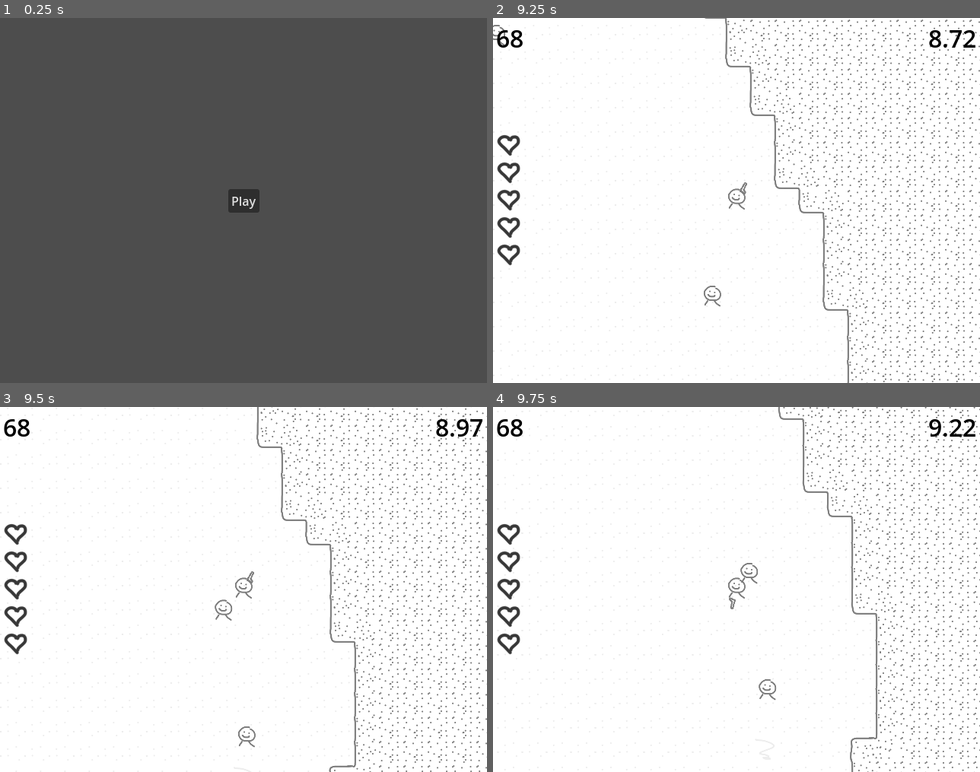
Above: before the commit, frames 1-4 (two rows, left to right).
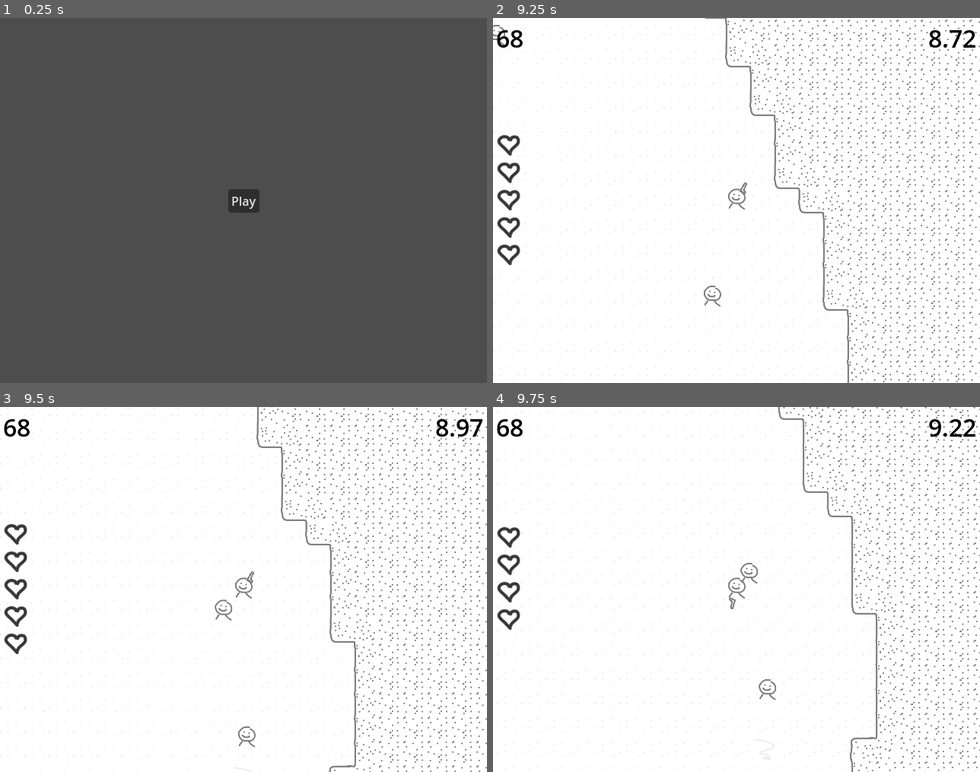
Above: after the commit, the same moments.

Repository: 3xcpy/milkyway-game
Game: Godot game, scene res://scenes/main.tscn
Two runs of this game, one before a commit and one after it. Both use one fixed random seed, a clock stepped at 60 frames per second and the inputs below.
Inputs (mouse positions are in pixels of both pictures, inside the frame that each line leads up to):
- Up to frame 1 (0.25 s): no input
- Up to frame 2 (9.25 s): click "Play" at 0.5 s; tap Enter at 1.25 s; move the mouse to (843, 182) at 1.27 s; hold Right (move_right) 1.28-2.03 s; tap E (grab) at 1.35, 2.1, 3.05, 3.8, 4.55, 5.3, 5.85, 6.6, 7.55, 8.3, 9.05 s; move the mouse to (639, 218) at 2.02 s; hold S (move_down) 2.03-2.78 s; move the mouse to (785, 120) at 2.77 s; press the mouse at (785, 120) at 2.78 s; hold Right (move_right) 2.78-3.53 s; move the mouse to (712, 273) at 3.52 s; release the mouse at (712, 273) at 3.53 s; hold W (move_up) 3.53-4.28 s; right-click (712, 273) at 3.6 s; move the mouse to (882, 255) at 4.27 s; hold Left (move_left) 4.28-5.78 s; tap Alt at 4.35, 8.85 s; move the mouse to (590, 145) at 5.02 s; tap Shift at 5.1 s; move the mouse to (760, 200) at 5.77 s; hold S (move_down) 5.78-6.53 s; move the mouse to (663, 109) at 6.52 s; hold Right (move_right) 6.53-7.28 s; move the mouse to (843, 182) at 7.27 s; press the mouse at (843, 182) at 7.28 s; hold W (move_up) 7.28-8.03 s; move the mouse to (639, 218) at 8.02 s; release the mouse at (639, 218) at 8.03 s; hold Right (move_right) 8.03-8.78 s; right-click (639, 218) at 8.1 s; move the mouse to (785, 120) at 8.77 s; hold S (move_down) from 8.78 s (still down)
- Up to frame 3 (9.5 s): keep holding S (move_down)
- Up to frame 4 (9.75 s): move the mouse to (712, 662) at 9.52 s; release S (move_down) at 9.53 s; hold Left (move_left) from 9.53 s (still down); tap Shift at 9.6 s

Frames 1-3 are identical in both runs. In frame 4, 0.8% of the frame differs, in the area x 0-54%, y 32-68%.

Commit message:
add enemy attacks

Diff:
--- a/scenes/enemy.tscn
+++ b/scenes/enemy.tscn
@@ -1,10 +1,15 @@
-[gd_scene load_steps=4 format=3 uid="uid://dvdxr0vthtnah"]
+[gd_scene load_steps=7 format=3 uid="uid://dvdxr0vthtnah"]
 
 [ext_resource type="Texture2D" uid="uid://dljd8dug0yp8u" path="res://sprites/test.png" id="1_7p1mj"]
 [ext_resource type="Script" uid="uid://c0srvcy1nqm00" path="res://scripts/enemy.gd" id="1_md0e3"]
+[ext_resource type="Texture2D" uid="uid://ctsjnuaikhyap" path="res://sprites/attack.png" id="3_4ra3w"]
+[ext_resource type="Script" uid="uid://brwhgt76jq7u0" path="res://scripts/attack.gd" id="3_5uy6h"]
 
 [sub_resource type="CircleShape2D" id="CircleShape2D_md0e3"]
 radius = 33.01515
+
+[sub_resource type="CircleShape2D" id="CircleShape2D_5uy6h"]
+radius = 57.035076
 
 [node name="Enemy" type="CharacterBody2D" groups=["Enemies"]]
 z_index = 5
@@ -29,6 +34,19 @@
 wait_time = 0.75
 one_shot = true
 
+[node name="Attack" type="Area2D" parent="."]
+visible = false
+script = ExtResource("3_5uy6h")
+
+[node name="Sprite2D" type="Sprite2D" parent="Attack"]
+position = Vector2(6.000002, -2.500011)
+scale = Vector2(1.078125, 1.0390624)
+texture = ExtResource("3_4ra3w")
+
+[node name="CollisionShape2D" type="CollisionShape2D" parent="Attack"]
+shape = SubResource("CircleShape2D_5uy6h")
+
 [connection signal="velocity_computed" from="NavigationAgent2D" to="." method="_on_navigation_agent_2d_velocity_computed"]
 [connection signal="timeout" from="NavTimer" to="." method="_on_nav_timer_timeout"]
 [connection signal="timeout" from="StunTimer" to="." method="_on_stun_timer_timeout"]
+[connection signal="body_entered" from="Attack" to="Attack" method="_on_body_entered"]
--- a/scenes/game.tscn
+++ b/scenes/game.tscn
@@ -10,3 +10,5 @@
 [node name="World" parent="." instance=ExtResource("1_yqjtg")]
 
 [node name="UI" parent="." instance=ExtResource("2_lnu2h")]
+
+[connection signal="game_over" from="World" to="." method="_on_world_game_over"]
--- /dev/null
+++ b/scripts/attack.gd
@@ -0,0 +1,52 @@
+class_name Attack extends Area2D
+
+@export var damage: int = 1
+@export var speed: float = 1.0
+@export var linger: float = 0.5
+@export var cooldown: float = 3.0
+
+
+var active: bool = false
+var timer: float = 0.0
+var linger_timer: float = 0.0
+var cooldown_timer: float = 0.0
+var detect_collisions: bool = false
+
+
+func attack() -> void:
+	active = true
+
+
+func _physics_process(delta: float) -> void:
+	if active:
+		tick(delta)
+	else:
+		visible = false
+		detect_collisions = false
+
+
+func tick(delta: float) -> void:
+	detect_collisions = true
+	visible = true
+	if timer < speed:
+		timer += delta
+		var new_scale = clampf(timer / speed, 0.0, 1.0)
+		global_scale = Vector2(new_scale, new_scale)
+	elif linger_timer < linger:
+		linger_timer += delta
+	elif cooldown_timer < cooldown:
+		cooldown_timer += delta
+		detect_collisions = false
+		visible = false
+	else:
+		timer = 0.0
+		linger_timer = 0.0
+		cooldown_timer = 0.0
+		active = false
+
+
+func _on_body_entered(body: Node2D) -> void:
+	if detect_collisions:
+		if body.is_in_group("Player"):
+			assert(body.has_method("damage"), "Player must be damageable")
+			body.damage(damage)
--- a/scripts/enemy.gd
+++ b/scripts/enemy.gd
@@ -15,6 +15,7 @@
 
 @onready var collider: CollisionShape2D = $CollisionShape2D
 @onready var nav_agent: NavigationAgent2D = $NavigationAgent2D
+@onready var attack: Attack = $Attack
 
 @onready var nav_timer: Timer = $NavTimer
 @onready var stun_timer: Timer = $StunTimer
@@ -32,8 +33,9 @@
 
 
 func walk(delta: float) -> void:
-	if nav_agent.distance_to_target() <= stopping_distance:
+	if nav_agent.distance_to_target() <= stopping_distance or attack.active:
 		velocity = lerp(velocity, Vector2.ZERO, decel * delta)
+		attack.attack()
 		return
 
 	var dir = to_local(nav_agent.get_next_path_position()).normalized()
@@ -61,6 +63,7 @@
 	collider.disabled = true
 	grabbed = true
 	stun_timer.stop()
+	attack.active = false
 
 	sprite.modulate.a = 0.3
 
@@ -86,7 +89,6 @@
 
 
 func _on_stun_timer_timeout() -> void:
-	print("stun stopped")
 	stunned = false
 
 func _on_nav_timer_timeout() -> void:
--- a/scripts/enemy_spawner.gd
+++ b/scripts/enemy_spawner.gd
@@ -16,8 +16,6 @@
 
 
 func _physics_process(delta: float) -> void:
-	print(min_spawn_delay)
-	print(max_spawn_delay)
 	timer += delta
 	if timer >= spawn_delay:
 		spawn()
--- a/scripts/health_indicator.gd
+++ b/scripts/health_indicator.gd
@@ -1,9 +1,7 @@
 class_name HealthIndicator extends Control
-
-var value: int = 5
 
 @onready var box := $MarginContainer/VBoxContainer
 
 func _process(_delta: float) -> void:
 	for i in box.get_child_count():
-		box.get_child(i).visible = value > i
+		box.get_child(i).visible = Global.health > i
--- a/scripts/main.gd
+++ b/scripts/main.gd
@@ -25,5 +25,6 @@
 
 
 func _on_game_game_over(_score: float) -> void:
+	print("GAME OVER")
 	game_instance.queue_free()
 	main_menu.visible = true
--- a/scripts/player.gd
+++ b/scripts/player.gd
@@ -7,7 +7,7 @@
 @export var decel: float = 10.0
 
 @export var max_health: int = 5
-@export var time_to_heal: float = 2.0
+@export var time_to_heal: float = 7.0
 
 var health: int = max_health
 var heal_timer: float = 0.0
@@ -24,7 +24,9 @@
 		if heal_timer >= time_to_heal:
 			health += 1
 			if health >= max_health:
+				health = max_health
 				heal = false
+				heal_timer = 0.0
 	move(delta)
 
 
@@ -45,6 +47,7 @@
 
 
 func damage(dmg: int) -> void:
+	print("Damaged!!!")
 	health -= dmg
 	heal = true
 	if health <= 0:
Not shown, added: scripts/attack.gd.uid
Binary file added: sprites/attack.png
Not shown, added: sprites/attack.png.import
Not shown, added: sprites/attack.kra
